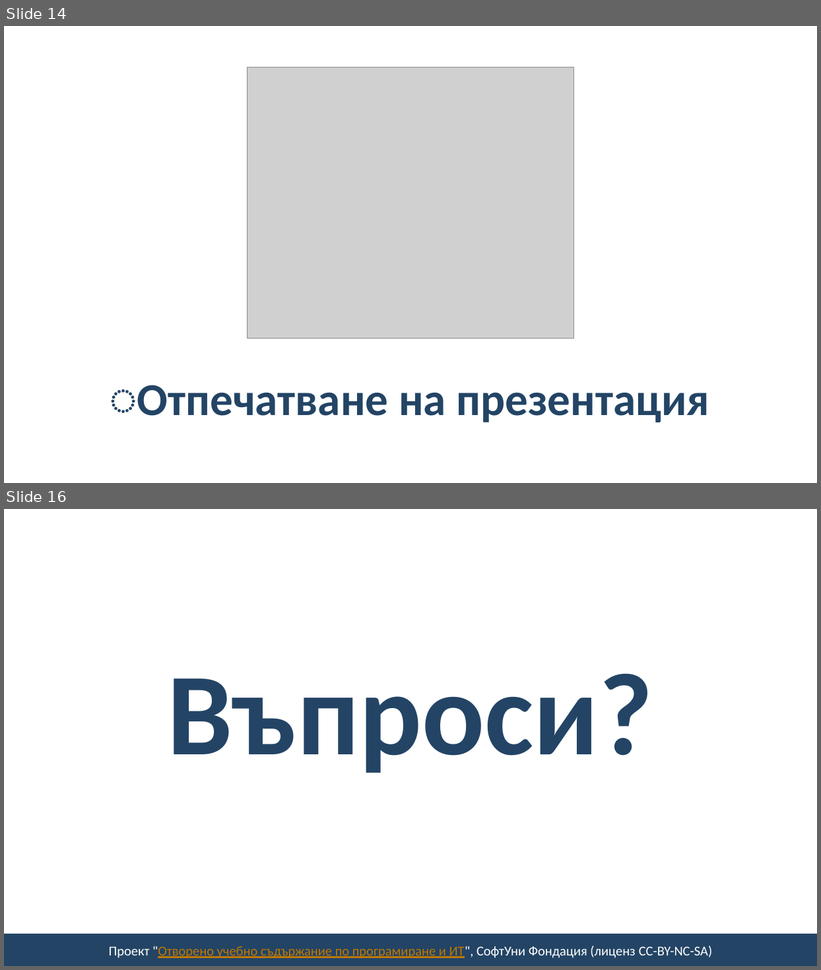
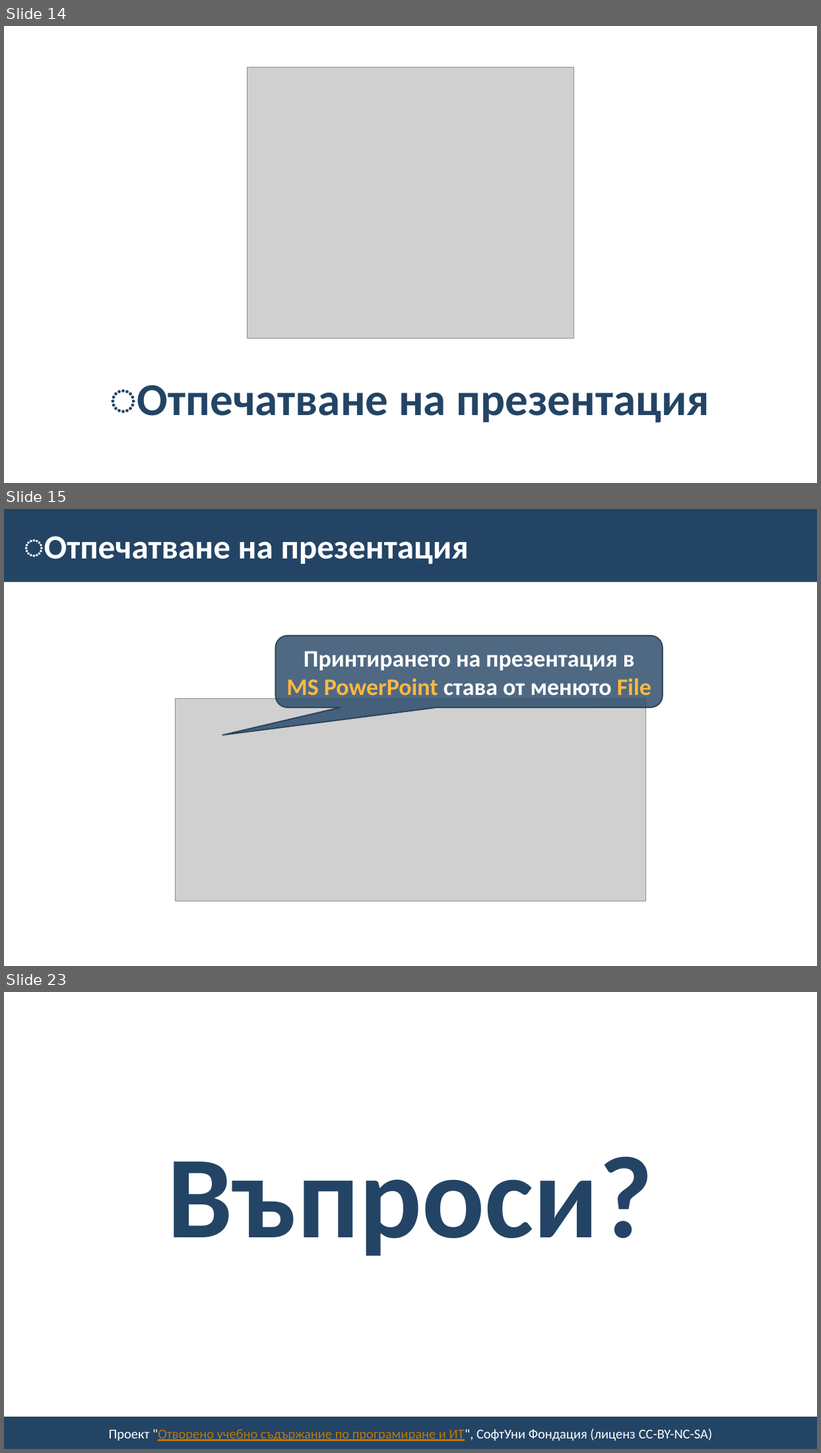
Before and after one commit to BG-IT-Edu/School-Programming, a slide deck: Courses/Computer-Modeling-and-IT/Computer-Modeling-and-IT-6-Class/19-Saving-Presentation-in-Different-File-Formats/19-Saving-Presentation-in-Different-File-Formats.pptx. Shown one above the other, each under a label of ours: slides 14 and 16 before the commit, slides 14, 15 and 23 after it; the slides between them are not shown. The pictures are 821x970 and 821x1453 pixels, drawn with LibreOffice and Linux fonts; fonts in the diff are those of the drawing; grey boxes stand for pictures; background and template pictures are left out. Boxes give left, top, right and bottom in pixels: in the first picture for what was removed or moved away, otherwise in the second. Text is boxed around its words. In the diff, an @@ line names an element or a change of style, - is before the commit and + after.

```diff
--- a/Courses/Computer-Modeling-and-IT/Computer-Modeling-and-IT-6-Class/19-Saving-Presentation-in-Different-File-Formats/19-Saving-Presentation-in-Different-File-Formats.pptx
+++ b/Courses/Computer-Modeling-and-IT/Computer-Modeling-and-IT-6-Class/19-Saving-Presentation-in-Different-File-Formats/19-Saving-Presentation-in-Different-File-Formats.pptx
@@ slide 15 added at box(4, 509, 817, 966), background #FFFFFF @@
@@ rectangle added at box(4, 509, 817, 582), fill #234465 @@
@@ title added at box(24, 536, 469, 564), 40 pt, text #FFFFFF, bold @@
+͏Отпечатване на презентация
@@ rounded speech box added at box(275, 636, 663, 708), fill #234465 at 80% opacity, outline #1A334C 1.5 pt, 28 pt, text #FFFFFF, bold @@
+Принтирането на презентация в MS PowerPoint става от менюто File
@@ picture added at box(176, 698, 646, 902) @@
@@ what was slide 16 is now slide 23 @@
```
Also in this commit, not shown: 2 slides changed, 6 other slides added.
